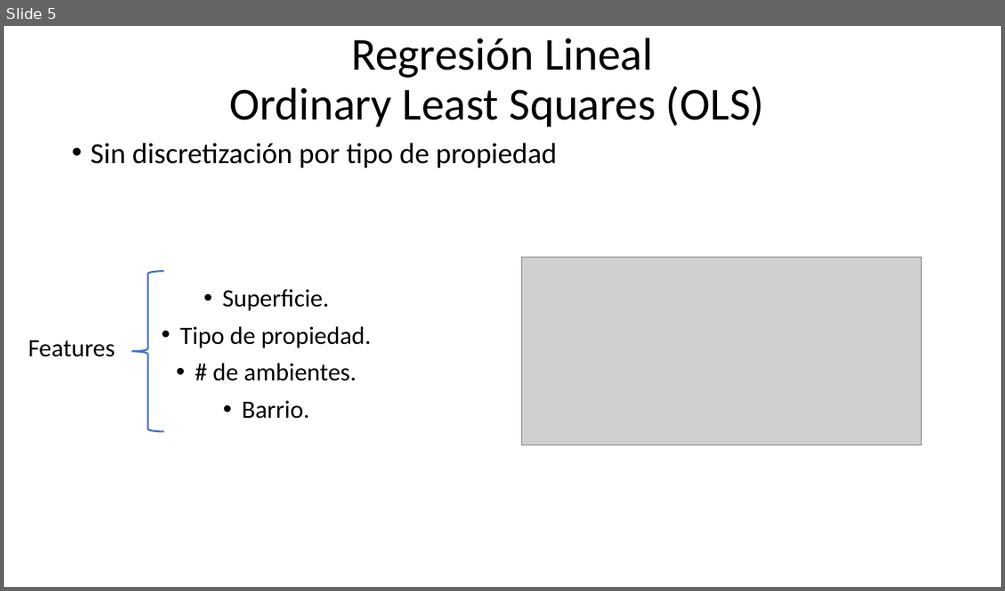
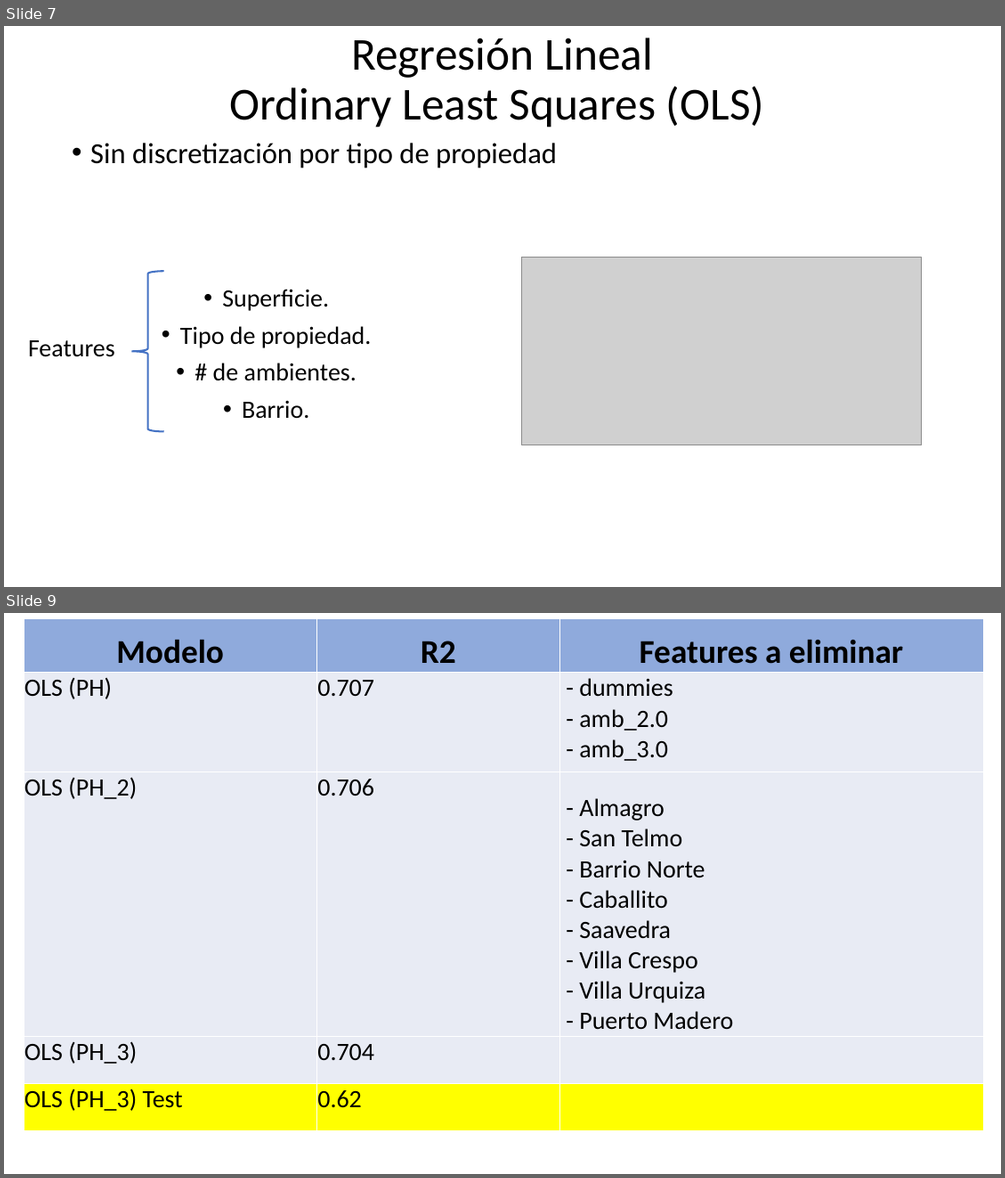
Before and after one commit to asasa293/limpieza_datos, a slide deck: TP2/TP2_GRUPO12.pptx. Shown one above the other, each under a label of ours: slide 5 before the commit, slides 7 and 9 after it; the slides between them are not shown. The pictures are 1005x591 and 1005x1178 pixels, drawn with LibreOffice and Linux fonts; fonts in the diff are those of the drawing; grey boxes stand for pictures. Boxes give left, top, right and bottom in pixels: in the first picture for what was removed or moved away, otherwise in the second. Text is boxed around its words. In the diff, an @@ line names an element or a change of style, - is before the commit and + after.

```diff
--- a/TP2/TP2_GRUPO12.pptx
+++ b/TP2/TP2_GRUPO12.pptx
@@ slide 9 added at [4, 613, 1001, 1174], background #FFFFFF @@
@@ table added at [24, 618, 984, 1130], 5 rows, 3 columns @@
+Modelo | R2 | Features a eliminar
+OLS (PH) | 0.707 | - dummies - amb_2.0 - amb_3.0
+OLS (PH_2) | 0.706 | - Almagro - San Telmo - Barrio Norte - Caballito - Saavedra - Villa Crespo - Villa Urquiza - Puerto Madero
+OLS (PH_3) | 0.704 | 
+OLS (PH_3) Test | 0.62 | 
@@ what was slide 5 is now slide 7 @@
```
Also in this commit, not shown: 1 slide changed, 9 other slides added, 20 slides removed, 2 other files.
